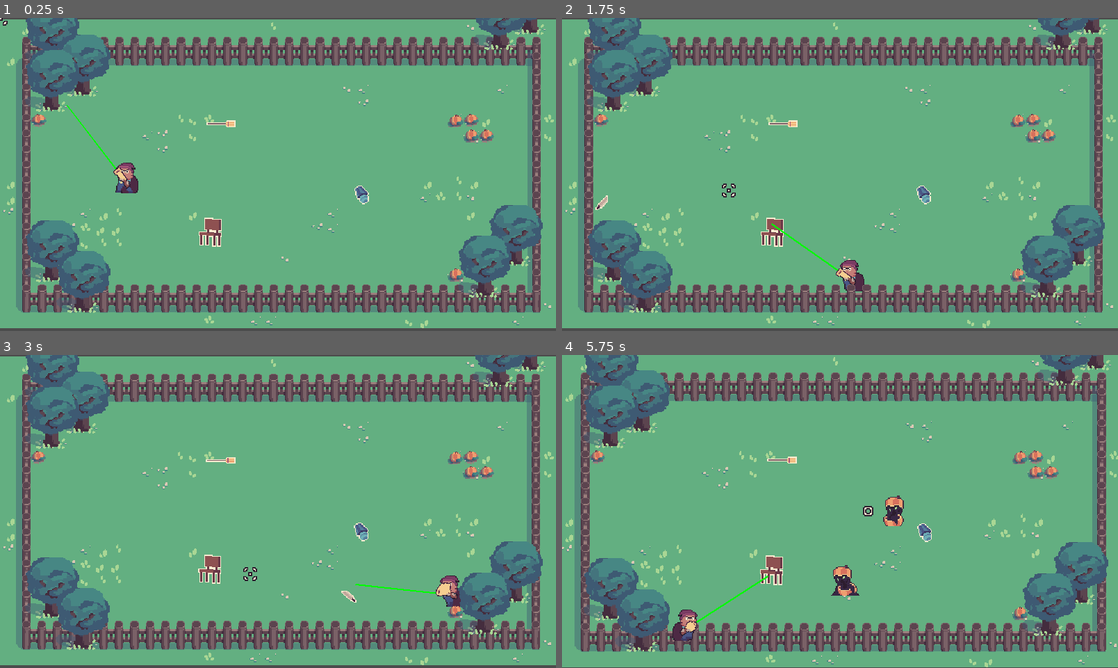
Above: before the commit, frames 1-4 (two rows, left to right).
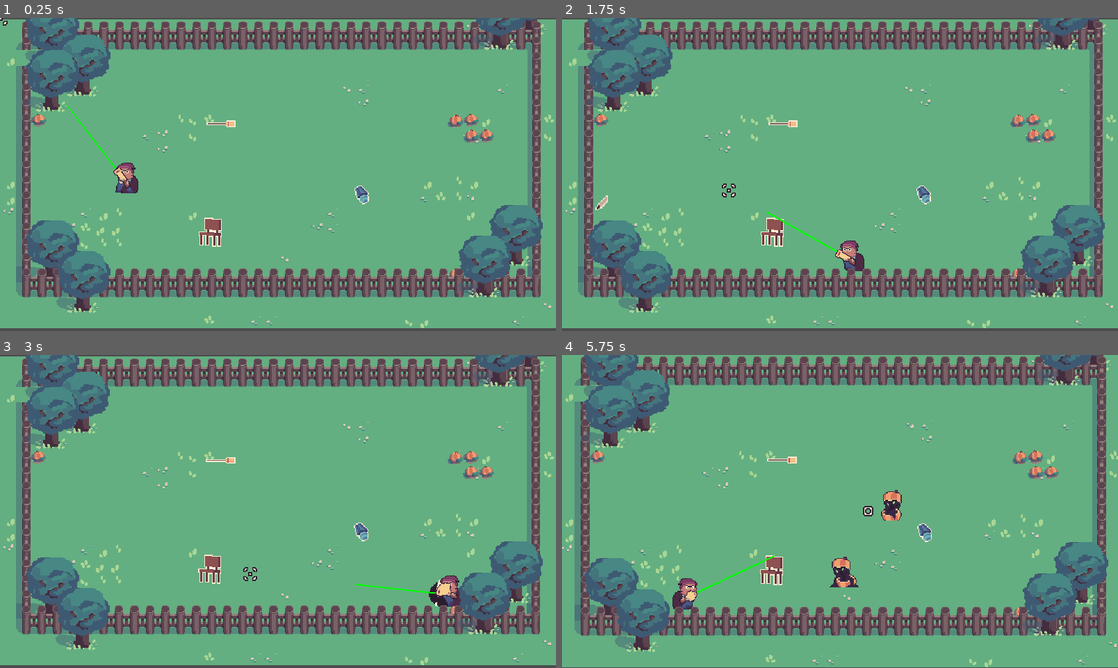
Above: after the commit, the same moments.

Repository: OceanBoy612/BrackeysJam2021
Game: Godot game, scene res://Code/World.tscn
The game is run twice, just before and just after one commit, with the same random seed, the same clock (stepped at 60 frames per second) and the same inputs.
Inputs (mouse positions are in pixels of both pictures, inside the frame that each line leads up to):
- Up to frame 1 (0.25 s): no input
- Up to frame 2 (1.75 s): move the mouse to (962, 158) at 0.52 s; press the mouse at (962, 158) at 0.53 s; hold Right (ui_right) 0.53-1.28 s; move the mouse to (728, 190) at 1.27 s; release the mouse at (728, 190) at 1.28 s; hold Down (ui_down) from 1.28 s (still down); click (728, 190) at 1.35 s
- Up to frame 3 (3 s): move the mouse to (333, 442) at 2.02 s; release Down (ui_down) at 2.03 s; press the mouse at (333, 442) at 2.03 s; hold Right (ui_right) 2.03-2.78 s; move the mouse to (250, 574) at 2.77 s; release the mouse at (250, 574) at 2.78 s; hold Up (ui_up) from 2.78 s (still down); click (250, 574) at 2.85 s
- Up to frame 4 (5.75 s): move the mouse to (1006, 558) at 3.52 s; release Up (ui_up) at 3.53 s; press the mouse at (1006, 558) at 3.53 s; hold Left (ui_left) 3.53-5.03 s; move the mouse to (673, 464) at 4.27 s; release the mouse at (673, 464) at 4.28 s; click (673, 464) at 4.35 s; move the mouse to (867, 511) at 5.02 s; press the mouse at (867, 511) at 5.03 s; hold Down (ui_down) from 5.03 s (still down)

The runs differ from the first frame. In frame 1, 18% of the frame differs, in the area x 2-98%, y 1-95%; in frame 2, 18%; in frame 3, 18%; in frame 4, 20%, in the area x 2-98%, y 0-95%.

Commit message:
fixed ysort issue with tilemap fences

Diff:
--- a/src/Art/Tilesets/Tileset.tres
+++ b/src/Art/Tilesets/Tileset.tres
@@ -134,14 +134,14 @@
 6/z_index = 0
 7/name = "Fence-Top-Left"
 7/texture = ExtResource( 1 )
-7/tex_offset = Vector2( 0, 0 )
+7/tex_offset = Vector2( 0, -16 )
 7/modulate = Color( 1, 1, 1, 1 )
 7/region = Rect2( 96, 48, 16, 32 )
 7/tile_mode = 0
 7/occluder_offset = Vector2( 0, 0 )
 7/navigation_offset = Vector2( 0, 0 )
-7/shape_offset = Vector2( 0, 0 )
-7/shape_transform = Transform2D( 1, 0, 0, 1, 0, 0 )
+7/shape_offset = Vector2( 0, -16 )
+7/shape_transform = Transform2D( 1, 0, 0, 1, 0, -16 )
 7/shape = SubResource( 8 )
 7/shape_one_way = false
 7/shape_one_way_margin = 1.0
@@ -150,19 +150,19 @@
 "one_way": false,
 "one_way_margin": 1.0,
 "shape": SubResource( 8 ),
-"shape_transform": Transform2D( 1, 0, 0, 1, 0, 0 )
+"shape_transform": Transform2D( 1, 0, 0, 1, 0, -16 )
 } ]
 7/z_index = 0
 8/name = "Fence-Top-Mid"
 8/texture = ExtResource( 1 )
-8/tex_offset = Vector2( 0, 0 )
+8/tex_offset = Vector2( 0, -16 )
 8/modulate = Color( 1, 1, 1, 1 )
 8/region = Rect2( 112, 48, 16, 32 )
 8/tile_mode = 0
 8/occluder_offset = Vector2( 0, 0 )
 8/navigation_offset = Vector2( 0, 0 )
-8/shape_offset = Vector2( 0, 0 )
-8/shape_transform = Transform2D( 1, 0, 0, 1, 0, 0 )
+8/shape_offset = Vector2( 0, -16 )
+8/shape_transform = Transform2D( 1, 0, 0, 1, 0, -16 )
 8/shape = SubResource( 9 )
 8/shape_one_way = false
 8/shape_one_way_margin = 1.0
@@ -171,19 +171,19 @@
 "one_way": false,
 "one_way_margin": 1.0,
 "shape": SubResource( 9 ),
-"shape_transform": Transform2D( 1, 0, 0, 1, 0, 0 )
+"shape_transform": Transform2D( 1, 0, 0, 1, 0, -16 )
 } ]
 8/z_index = 0
 9/name = "Fence-Top-Right"
 9/texture = ExtResource( 1 )
-9/tex_offset = Vector2( 0, 0 )
+9/tex_offset = Vector2( 0, -16 )
 9/modulate = Color( 1, 1, 1, 1 )
 9/region = Rect2( 128, 48, 16, 32 )
 9/tile_mode = 0
 9/occluder_offset = Vector2( 0, 0 )
 9/navigation_offset = Vector2( 0, 0 )
-9/shape_offset = Vector2( 0, 0 )
-9/shape_transform = Transform2D( 1, 0, 0, 1, 0, 0 )
+9/shape_offset = Vector2( 0, -16 )
+9/shape_transform = Transform2D( 1, 0, 0, 1, 0, -16 )
 9/shape = SubResource( 10 )
 9/shape_one_way = false
 9/shape_one_way_margin = 1.0
@@ -192,7 +192,7 @@
 "one_way": false,
 "one_way_margin": 1.0,
 "shape": SubResource( 10 ),
-"shape_transform": Transform2D( 1, 0, 0, 1, 0, 0 )
+"shape_transform": Transform2D( 1, 0, 0, 1, 0, -16 )
 } ]
 9/z_index = 0
 10/name = "Fence-Mid-Right"
@@ -239,14 +239,14 @@
 11/z_index = 0
 12/name = "Fence-Bottom-Left"
 12/texture = ExtResource( 1 )
-12/tex_offset = Vector2( 0, 0 )
+12/tex_offset = Vector2( 0, -16 )
 12/modulate = Color( 1, 1, 1, 1 )
 12/region = Rect2( 96, 96, 16, 32 )
 12/tile_mode = 0
 12/occluder_offset = Vector2( 0, 0 )
 12/navigation_offset = Vector2( 0, 0 )
-12/shape_offset = Vector2( 0, 0 )
-12/shape_transform = Transform2D( 1, 0, 0, 1, 0, 0 )
+12/shape_offset = Vector2( 0, -16 )
+12/shape_transform = Transform2D( 1, 0, 0, 1, 0, -16 )
 12/shape = SubResource( 3 )
 12/shape_one_way = false
 12/shape_one_way_margin = 1.0
@@ -255,19 +255,19 @@
 "one_way": false,
 "one_way_margin": 1.0,
 "shape": SubResource( 3 ),
-"shape_transform": Transform2D( 1, 0, 0, 1, 0, 0 )
+"shape_transform": Transform2D( 1, 0, 0, 1, 0, -16 )
 } ]
 12/z_index = 0
 13/name = "Fence-Bottom-Mid"
 13/texture = ExtResource( 1 )
-13/tex_offset = Vector2( 0, 0 )
+13/tex_offset = Vector2( 0, -16 )
 13/modulate = Color( 1, 1, 1, 1 )
 13/region = Rect2( 112, 96, 16, 32 )
 13/tile_mode = 0
 13/occluder_offset = Vector2( 0, 0 )
 13/navigation_offset = Vector2( 0, 0 )
-13/shape_offset = Vector2( 0, 0 )
-13/shape_transform = Transform2D( 1, 0, 0, 1, 0, 0 )
+13/shape_offset = Vector2( 0, -16 )
+13/shape_transform = Transform2D( 1, 0, 0, 1, 0, -16 )
 13/shape = SubResource( 4 )
 13/shape_one_way = false
 13/shape_one_way_margin = 1.0
@@ -276,19 +276,19 @@
 "one_way": false,
 "one_way_margin": 1.0,
 "shape": SubResource( 4 ),
-"shape_transform": Transform2D( 1, 0, 0, 1, 0, 0 )
+"shape_transform": Transform2D( 1, 0, 0, 1, 0, -16 )
 } ]
 13/z_index = 0
 14/name = "Fence-Bottom-Right"
 14/texture = ExtResource( 1 )
-14/tex_offset = Vector2( 0, 0 )
+14/tex_offset = Vector2( 0, -16 )
 14/modulate = Color( 1, 1, 1, 1 )
 14/region = Rect2( 128, 96, 16, 32 )
 14/tile_mode = 0
 14/occluder_offset = Vector2( 0, 0 )
 14/navigation_offset = Vector2( 0, 0 )
-14/shape_offset = Vector2( 0, 0 )
-14/shape_transform = Transform2D( 1, 0, 0, 1, 0, 0 )
+14/shape_offset = Vector2( 0, -16 )
+14/shape_transform = Transform2D( 1, 0, 0, 1, 0, -16 )
 14/shape = SubResource( 5 )
 14/shape_one_way = false
 14/shape_one_way_margin = 1.0
@@ -297,7 +297,7 @@
 "one_way": false,
 "one_way_margin": 1.0,
 "shape": SubResource( 5 ),
-"shape_transform": Transform2D( 1, 0, 0, 1, 0, 0 )
+"shape_transform": Transform2D( 1, 0, 0, 1, 0, -16 )
 } ]
 14/z_index = 0
 15/name = "Pumpkins"
